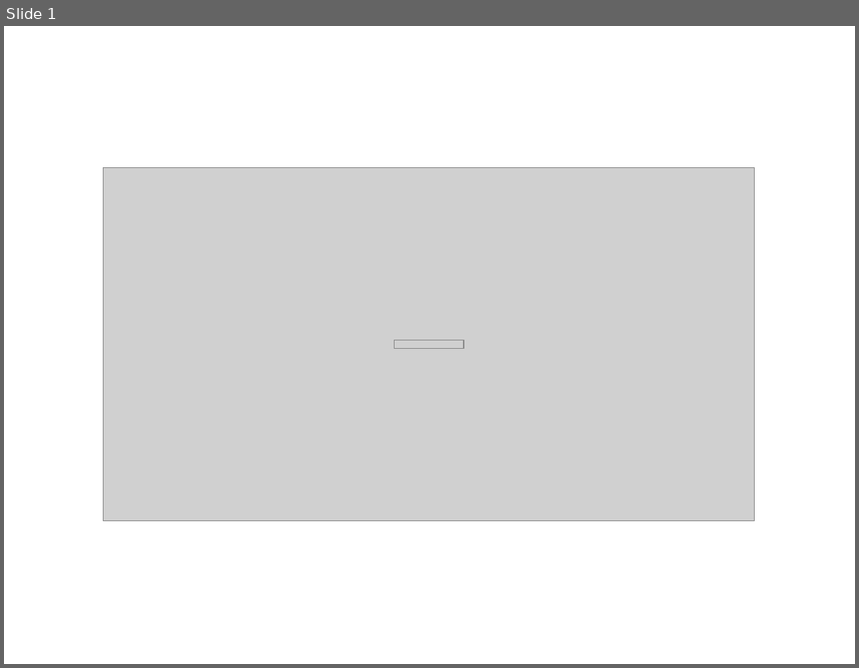
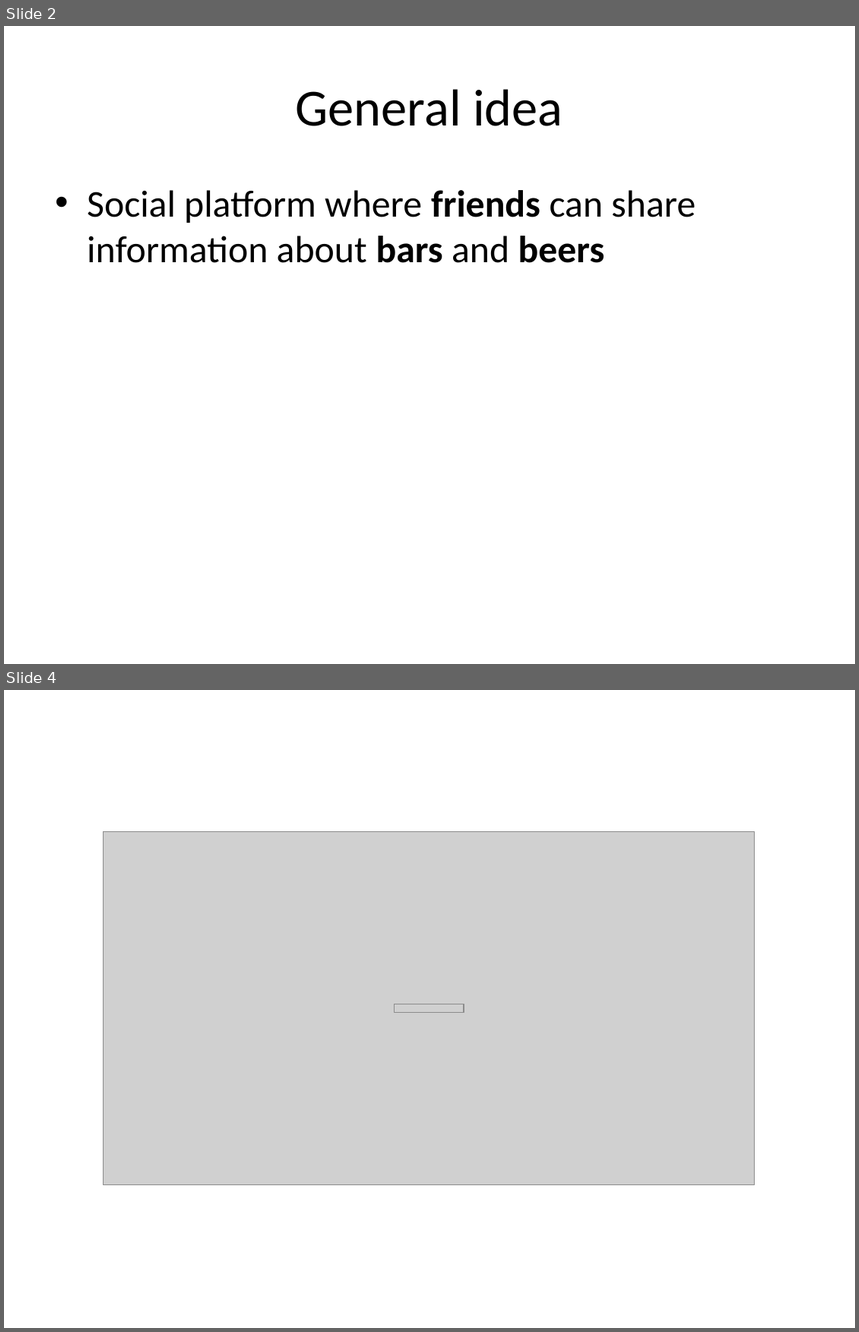
Before and after one commit to plibin-vub/WIS-project, a slide deck: doc/deliverables/presentation-1/WISPresentatie.pptx. Shown one above the other, each under a label of ours: slide 1 before the commit, slides 2 and 4 after it; the slides between them are not shown. The pictures are 859x668 and 859x1332 pixels, drawn with LibreOffice and Linux fonts; fonts in the diff are those of the drawing; grey boxes stand for pictures. Boxes give left, top, right and bottom in pixels: in the first picture for what was removed or moved away, otherwise in the second. Text is boxed around its words. In the diff, an @@ line names an element or a change of style, - is before the commit and + after.

```diff
--- a/doc/deliverables/presentation-1/WISPresentatie.pptx
+++ b/doc/deliverables/presentation-1/WISPresentatie.pptx
@@ slide 2 added at [4, 26, 855, 664], background #FFFFFF @@
@@ title added at [296, 89, 563, 126], 44 pt, text #000000 @@
+General idea
@@ text added at [87, 190, 696, 263], 32 pt, text #000000 @@
+• Social platform where friends can share information about bars and beers
@@ what was slide 1 is now slide 4 @@
```
Also in this commit, not shown: 2 other slides added.
